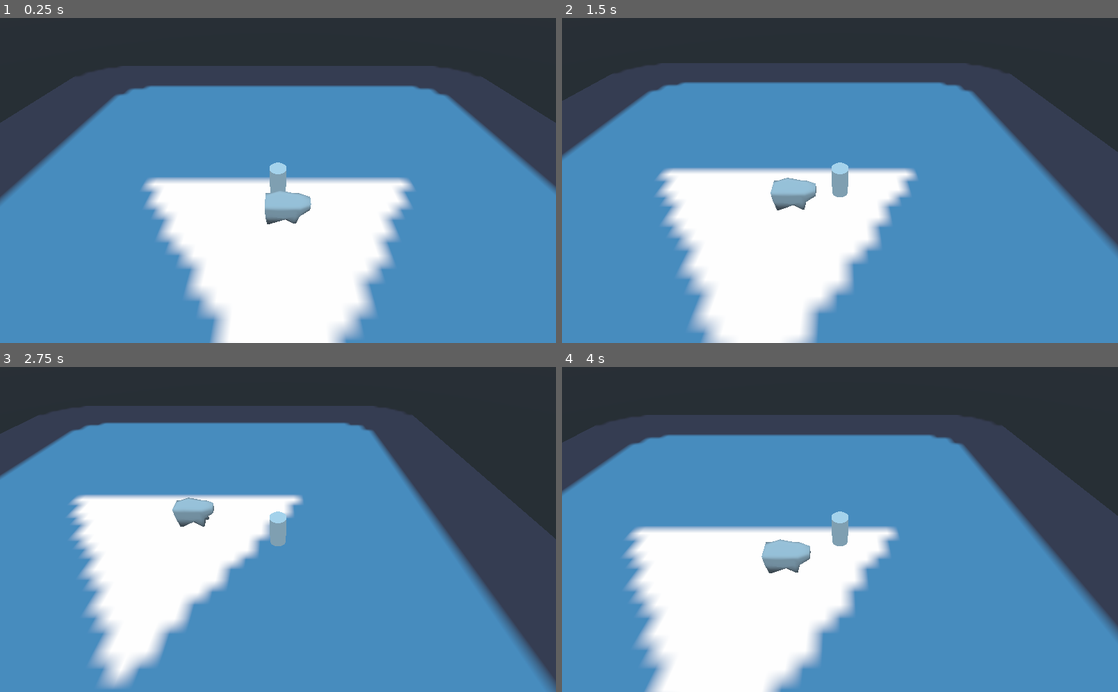
Above: before the commit, frames 1-4 (two rows, left to right).
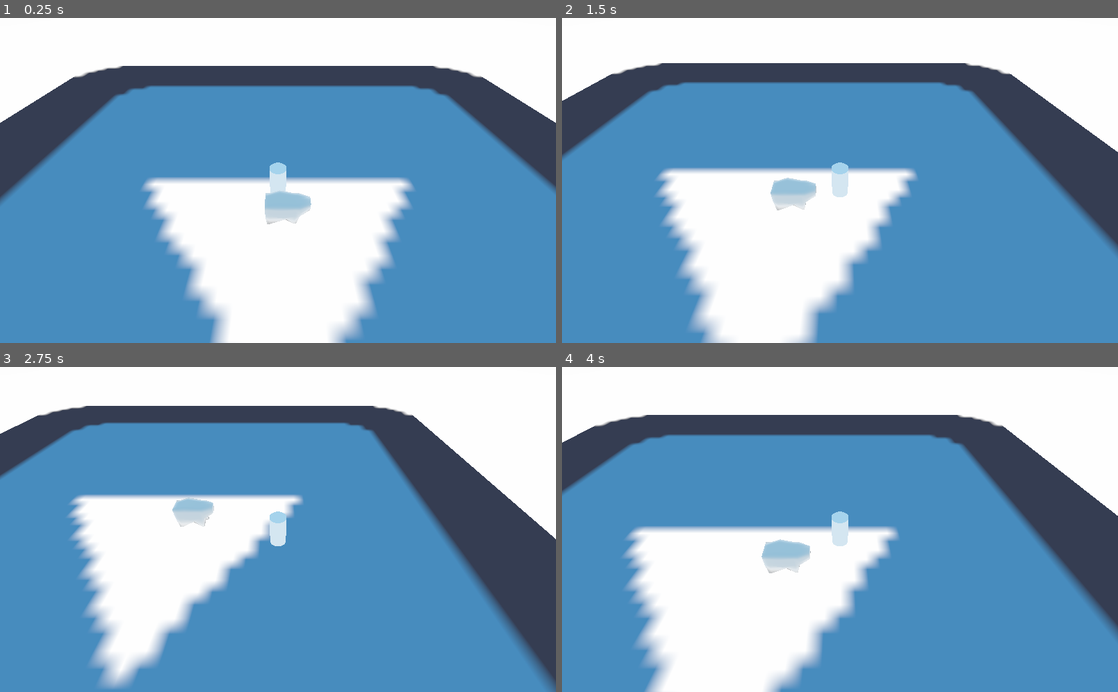
Above: after the commit, the same moments.

Repository: TheHyperMagi/Shepherd
Game: Godot game, scene res://Scenes/Field.tscn
Same seed, same stepped clock (60 frames per second), same inputs: the game is played once before the commit and once after it. The engine's default icon, where the game draws it, is replaced by a stand-in: a white triangle on a blue panel in a dark square.
Inputs:
- Up to frame 1 (0.25 s): no input
- Up to frame 2 (1.5 s): tap Enter at 0.5 s; hold D (move_right) 0.53-1.28 s; hold S (move_backwards) from 1.28 s (still down)
- Up to frame 3 (2.75 s): release S (move_backwards) at 2.03 s; hold D (move_right) from 2.03 s (still down)
- Up to frame 4 (4 s): release D (move_right) at 2.78 s; hold W (move_forwards) 2.78-3.53 s; hold A (move_left) from 3.53 s (still down)

The runs differ from the first frame. In frame 1, 18% of the frame differs, in the area x 0-100%, y 0-64%; in frame 2, 18%; in frame 3, 19%; in frame 4, 20%.

Commit message:
Made colors less depressing with WorldEnviroment

Diff:
--- a/Shepherd/Scenes/Field.tscn
+++ b/Shepherd/Scenes/Field.tscn
@@ -37,6 +37,14 @@
 
 [sub_resource type="BoxShape" id=5]
 
+[sub_resource type="ProceduralSky" id=6]
+ground_bottom_color = Color( 1, 1, 1, 1 )
+ground_horizon_color = Color( 0, 0, 0, 1 )
+
+[sub_resource type="Environment" id=7]
+background_mode = 2
+background_sky = SubResource( 6 )
+
 [node name="Spatial" type="Spatial"]
 
 [node name="StaticBody" type="StaticBody" parent="."]
@@ -64,3 +72,6 @@
 
 [node name="Shepherd" parent="." instance=ExtResource( 2 )]
 transform = Transform( 1, 0, 0, 0, 1, 0, 0, 0, 1, 0, 2.2002, 0 )
+
+[node name="WorldEnvironment" type="WorldEnvironment" parent="."]
+environment = SubResource( 7 )
Not shown: 1 places in Shepherd/Scenes/Field.tscn that only renumber resources
